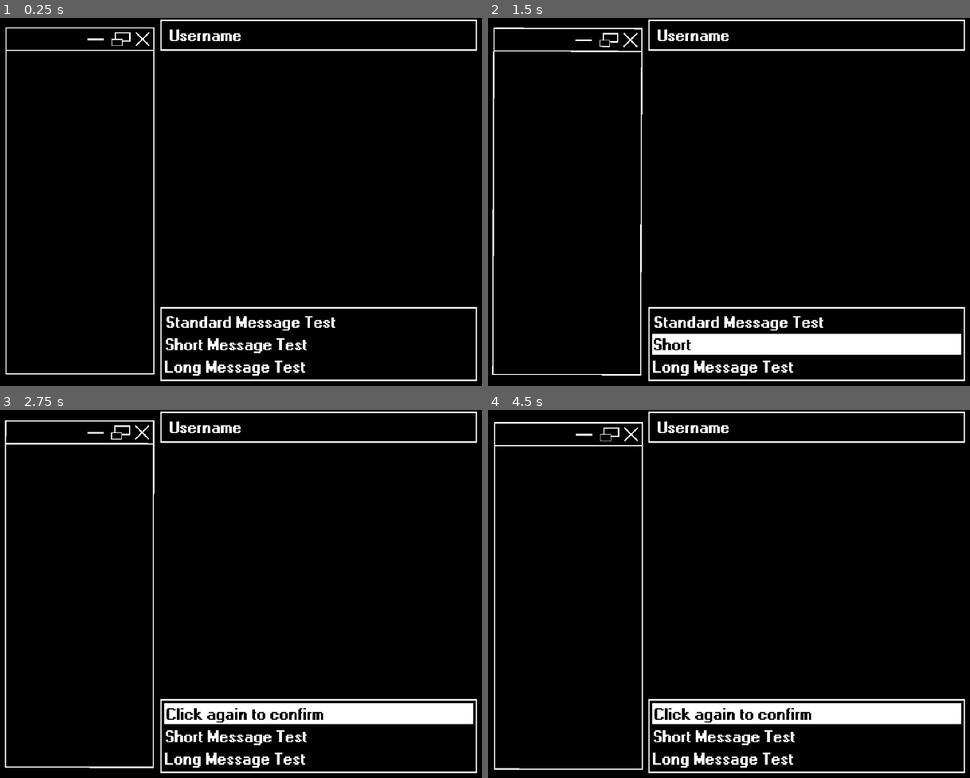
Above: before the commit, frames 1-4 (two rows, left to right).
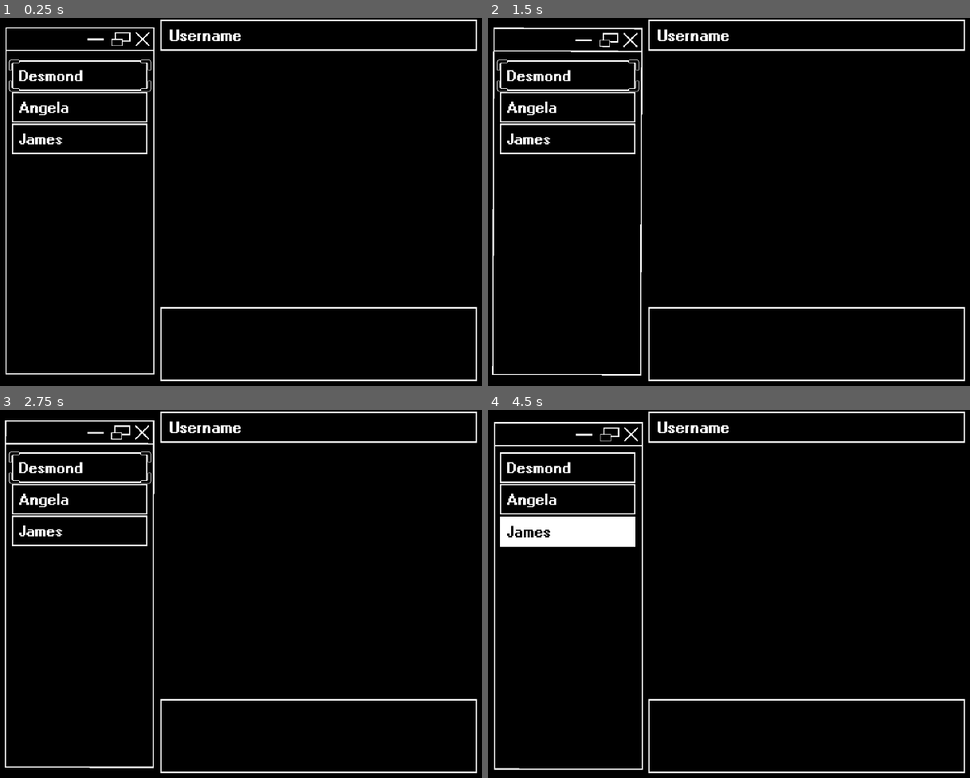
Above: after the commit, the same moments.

Repository: AdamCMunro/social-game
Game: Godot game, scene res://messenger.tscn
Same seed, same stepped clock (60 frames per second), same inputs: the game is played once before the commit and once after it. This scene is started directly instead of the project's main scene.
Inputs (mouse positions are in pixels of both pictures, inside the frame that each line leads up to):
- Up to frame 1 (0.25 s): no input
- Up to frame 2 (1.5 s): tap Enter at 0.5 s; move the mouse to (806, 367) at 0.52 s; click (806, 367) at 0.67 s; move the mouse to (806, 345) at 1.27 s; click (806, 345) at 1.42 s
- Up to frame 3 (2.75 s): move the mouse to (318, 715) at 2.02 s; click (318, 715) at 2.17 s
- Up to frame 4 (4.5 s): move the mouse to (777, 667) at 2.77 s; click (777, 667) at 2.92 s; move the mouse to (outside the picture) at 3.52 s; click (outside the picture) at 3.67 s; move the mouse to (613, 538) at 4.27 s; click (613, 538) at 4.42 s

The runs differ from the first frame. In frame 1, 3.1% of the frame differs, in the area x 1-70%, y 11-98%; in frame 2, 6.3%; in frame 3, 6.0%; in frame 4, 7.7%, in the area x 2-99%, y 11-98%.

Commit message:
added branching dialogue

Diff:
--- a/social-game/chat_logs/desmond.json
+++ b/social-game/chat_logs/desmond.json
@@ -1,18 +1,22 @@
 [{"seed":"",
-"body":"Hey, how's it going?"},
-{"seed":"",
-"option1":"Great!",
-"option1_full":"Great!",
-"option2":"Okay...",
-"option2_full":"Okay... I guess",
-"option3":"Bad",
-"option3_full":"Not good man"},
+"body":"Hey, how's it going?",
+"options":[{"option":"Great!",
+			"full":"Great!"},
+			{"option":"Okay...",
+			"full":"Okay... I guess"},
+			{"option":"Bad",
+			"full":"Not good man"},
+			]},
 {"seed":"1",
-"body":"Awesome!"},
+"body":"Awesome!",
+"options":[]},
 {"seed":"2",
-"body":"What's up?"},
+"body":"What's up?",
+"options":[]},
 {"seed":"3",
-"body":"That sucks"},
+"body":"That sucks",
+"options":[]},
 {"seed":"3",
-"body":"What's up?"},
+"body":"What's up?",
+"options":[]},
 ]
--- /dev/null
+++ b/social-game/contact.gd
@@ -0,0 +1,71 @@
+extends Node2D
+
+@onready var selection = get_parent().get_node("Selection")
+
+var contact_scale
+var contact_position
+
+var selected = false
+var hovered = false
+
+var black = Color(0,0,0,1)
+var white = Color(1,1,1,1)
+
+
+# Called when the node enters the scene tree for the first time.
+func _ready() -> void:
+	contact_scale = scale
+	contact_position = position
+
+
+# Called every frame. 'delta' is the elapsed time since the previous frame.
+func _process(delta: float) -> void:
+	if hovered and not selected:
+		selection.visible = true
+
+
+func _on_contact_body_mouse_entered() -> void:
+	hovered = true
+	selection.position = position
+
+func _on_contact_body_mouse_exited() -> void:
+	hovered = false
+	selection.visible = false
+
+
+func _on_contact_body_input_event(viewport: Node, event: InputEvent, shape_idx: int) -> void:
+	if event is InputEventMouseButton and event.button_index == MOUSE_BUTTON_LEFT:
+		if event.is_pressed() && not event.is_echo():
+			if not selected:
+				_select()
+
+func _select():
+	$ContactBody/Sprite2D.texture = preload("res://assets/Contact_Selected.png")
+	$ContactBody/Label.set("theme_override_colors/font_color",black)
+
+	var tween = create_tween()
+
+	tween.set_ease(Tween.EASE_IN_OUT)
+	tween.set_trans(Tween.TRANS_SINE)
+
+	tween.tween_property(self, "scale", contact_scale * 0.99, 0.2)
+	tween.parallel().tween_property(self, "position:y", contact_position.y + 5, 0.2)
+	tween.tween_property(self, "scale", contact_scale, 0.1)
+	tween.parallel().tween_property(self, "position:y", contact_position.y, 0.1)
+
+	var children = get_parent().get_children()
+
+	for n in children:
+		if n is not Area2D and n is not Sprite2D and n.selected :
+			n._deselect()
+
+	selected = true
+	selection.visible = false
+
+	get_parent().get_parent()._show_chats($ContactBody/Label.text)
+
+func _deselect():
+	$ContactBody/Sprite2D.texture = preload("res://assets/Contact.png")
+	$ContactBody/Label.set("theme_override_colors/font_color",white)
+
+	selected = false
--- /dev/null
+++ b/social-game/contact.tscn
@@ -0,0 +1,32 @@
+[gd_scene format=3 uid="uid://bvuqovsm01win"]
+
+[ext_resource type="Script" uid="uid://cnvo5kcqbl1bi" path="res://contact.gd" id="1_4kyxd"]
+[ext_resource type="Texture2D" uid="uid://cbr0k4rlfyjd2" path="res://assets/Contact.png" id="1_npiiw"]
+[ext_resource type="FontFile" uid="uid://colsx08shwr3g" path="res://fonts/windows-bold[1].ttf" id="2_4kyxd"]
+
+[sub_resource type="RectangleShape2D" id="RectangleShape2D_xsttb"]
+size = Vector2(214, 48)
+
+[node name="Contact" type="Node2D" unique_id=1756223629]
+script = ExtResource("1_4kyxd")
+
+[node name="ContactBody" type="Area2D" parent="." unique_id=270495457]
+
+[node name="Sprite2D" type="Sprite2D" parent="ContactBody" unique_id=975478562]
+texture = ExtResource("1_npiiw")
+
+[node name="CollisionShape2D" type="CollisionShape2D" parent="ContactBody" unique_id=1751198998]
+shape = SubResource("RectangleShape2D_xsttb")
+
+[node name="Label" type="Label" parent="ContactBody" unique_id=1158975523]
+offset_left = -96.0
+offset_top = -15.0
+offset_right = 31.0
+offset_bottom = 15.0
+theme_override_fonts/font = ExtResource("2_4kyxd")
+theme_override_font_sizes/font_size = 24
+text = "Username"
+
+[connection signal="input_event" from="ContactBody" to="." method="_on_contact_body_input_event"]
+[connection signal="mouse_entered" from="ContactBody" to="." method="_on_contact_body_mouse_entered"]
+[connection signal="mouse_exited" from="ContactBody" to="." method="_on_contact_body_mouse_exited"]
--- a/social-game/contacts.gd
+++ b/social-game/contacts.gd
@@ -1,9 +1,18 @@
 extends Area2D
 
+var contacts = []
+var contact_names = ["Desmond", "Angela", "James"]
 
 # Called when the node enters the scene tree for the first time.
 func _ready() -> void:
 	_prepare_drift()
+	for n in get_children():
+		if n is not Area2D and n is not Sprite2D:
+			contacts.append(n)
+
+	for i in range(contacts.size()):
+		contacts[i].get_node("ContactBody/Label").text = contact_names[i]
+
 
 
 # Called every frame. 'delta' is the elapsed time since the previous frame.
--- a/social-game/main.gd
+++ b/social-game/main.gd
@@ -1,6 +1,7 @@
 extends Node2D
 
 var in_hand = false
+var seed = ""
 
 # Called when the node enters the scene tree for the first time.
 func _ready() -> void:
@@ -10,3 +11,6 @@
 # Called every frame. 'delta' is the elapsed time since the previous frame.
 func _process(delta: float) -> void:
 	pass
+
+func _append_seed(char):
+	seed = str(seed, char)
--- a/social-game/messenger.gd
+++ b/social-game/messenger.gd
@@ -13,12 +13,16 @@
 var typing = false
 
 var chosen_option_text
-var next_message = "Why thank you m'lord"
+var next_message_index
+
+var message_arr = []
 
 # Called when the node enters the scene tree for the first time.
 func _ready() -> void:
 	$MessengerBody.position = viewport_centre
 	$Messages.position = viewport_centre
+	for n in option_arr:
+		n.visible = false
 
 # Called every frame. 'delta' is the elapsed time since the previous frame.
 func _process(delta: float) -> void:
@@ -28,14 +32,17 @@
 
 func _option1():
 	chosen_option_text = option1.full_text
+	_append_seed("1")
 	_option_chosen()
 
 func _option2():
 	chosen_option_text = option2.full_text
+	_append_seed("2")
 	_option_chosen()
 
 func _option3():
 	chosen_option_text = option3.full_text
+	_append_seed("3")
 	_option_chosen()
 
 func _option_chosen() -> void:
@@ -70,6 +77,8 @@
 				typing = false
 				sending_text.visible = false
 				_send_message(sending_text.text)
+				await get_tree().create_timer(0.5).timeout
+				_progress_chats(next_message_index)
 
 func _show_sending_text():
 	var tween = create_tween()
@@ -86,16 +95,11 @@
 	await get_tree().process_frame
 	await get_tree().process_frame
 	_animate_messages(new_message.size.y)
-	await get_tree().create_timer(2.0).timeout
-	_show_typing()
 
-func _show_typing():
+func _recieve_message(message):
 	$Messages/TypingIndicator.visible = true
 	await get_tree().create_timer(2.0).timeout
 	$Messages/TypingIndicator.visible = false
-	_recieve_message(next_message)
-
-func _recieve_message(message):
 	var new_message = message_scene.instantiate()
 	new_message.get_node("TextContainer/Message").text = message
 	$Messages/Container.add_child(new_message)
@@ -119,3 +123,41 @@
 	tween.parallel().tween_property($Messages/Container, "position:y", 10, 0.2).as_relative()\
 		.set_ease(Tween.EASE_OUT)\
 		.set_trans(Tween.TRANS_SINE)
+
+func _show_chats(name):
+	var file = str("res://chat_logs/", name, ".json")
+
+	message_arr = _json_decode(file)
+
+	_progress_chats(0)
+
+func _progress_chats(start_index):
+	for i in range(start_index, message_arr.size()):
+		if message_arr[i].seed == _get_seed():
+			_recieve_message(message_arr[i].body)
+			await get_tree().create_timer(2.2).timeout
+			if message_arr[i].options.size() > 0:
+				for j in range(option_arr.size()):
+					option_arr[j].option_text = message_arr[i].options[j].option
+					option_arr[j].full_text = message_arr[i].options[j].full
+					option_arr[j]._transition_text(message_arr[i].options[j].option)
+					option_arr[j].visible = true
+				next_message_index = i + 1
+				break
+
+
+func _json_decode(file_path: String) -> Array:
+	var content = FileAccess.get_file_as_string(file_path)
+	var data = JSON.parse_string(content)
+
+	if typeof(data) == TYPE_ARRAY:
+		return data as Array
+
+	push_error("Failed to parse JSON, or the root is not an Array.")
+	return []
+
+func _get_seed():
+	return get_parent().seed
+
+func _append_seed(char):
+	get_parent()._append_seed(char)
--- a/social-game/messenger.tscn
+++ b/social-game/messenger.tscn
@@ -10,6 +10,7 @@
 [ext_resource type="Script" uid="uid://4udu5egxntkx" path="res://option_2.gd" id="6_5uh8x"]
 [ext_resource type="Script" uid="uid://cys7txb1smtuo" path="res://option_3.gd" id="7_qhwlu"]
 [ext_resource type="Script" uid="uid://mvf0l8pkqr7b" path="res://contacts.gd" id="10_8waa5"]
+[ext_resource type="PackedScene" uid="uid://bvuqovsm01win" path="res://contact.tscn" id="11_8waa5"]
 
 [sub_resource type="RectangleShape2D" id="RectangleShape2D_qhwlu"]
 size = Vector2(467.5, 29.166656)
@@ -90,7 +91,6 @@
 grow_vertical = 2
 theme_override_fonts/font = ExtResource("4_dj5lq")
 theme_override_font_sizes/font_size = 24
-text = "Long Message Test"
 
 [node name="CollisionShape2D" type="CollisionShape2D" parent="MessengerBody/Option3" unique_id=1637328924]
 shape = SubResource("RectangleShape2D_qhwlu")
@@ -129,7 +129,6 @@
 grow_vertical = 2
 theme_override_fonts/font = ExtResource("4_dj5lq")
 theme_override_font_sizes/font_size = 24
-text = "Short Message Test"
 
 [node name="CollisionShape2D" type="CollisionShape2D" parent="MessengerBody/Option2" unique_id=1229319885]
 shape = SubResource("RectangleShape2D_5uh8x")
@@ -168,7 +167,6 @@
 grow_vertical = 2
 theme_override_fonts/font = ExtResource("4_dj5lq")
 theme_override_font_sizes/font_size = 24
-text = "Standard Message Test"
 
 [node name="CollisionShape2D" type="CollisionShape2D" parent="MessengerBody/Option1" unique_id=1519360124]
 shape = SubResource("RectangleShape2D_8wtml")
@@ -205,6 +203,39 @@
 
 [node name="Sprite2D" type="Sprite2D" parent="Contacts" unique_id=593490741]
 texture = ExtResource("5_75sbr")
+
+[node name="Contact" parent="Contacts" unique_id=1756223629 instance=ExtResource("11_8waa5")]
+position = Vector2(0, -200)
+
+[node name="Contact2" parent="Contacts" unique_id=690784607 instance=ExtResource("11_8waa5")]
+position = Vector2(0, -150)
+
+[node name="Contact3" parent="Contacts" unique_id=70512145 instance=ExtResource("11_8waa5")]
+position = Vector2(0, -100)
+
+[node name="Selection" type="Area2D" parent="Contacts" unique_id=1909477713]
+position = Vector2(0, -200)
+metadata/_edit_group_ = true
+
+[node name="NinePatchRect" type="NinePatchRect" parent="Contacts/Selection" unique_id=619951743]
+anchors_preset = 8
+anchor_left = 0.5
+anchor_top = 0.5
+anchor_right = 0.5
+anchor_bottom = 0.5
+offset_left = -112.5
+offset_top = -25.0
+offset_right = 112.5
+offset_bottom = 25.0
+grow_horizontal = 2
+grow_vertical = 2
+texture = ExtResource("5_8wtml")
+patch_margin_left = 17
+patch_margin_top = 17
+patch_margin_right = 17
+patch_margin_bottom = 17
+axis_stretch_horizontal = 1
+axis_stretch_vertical = 1
 
 [node name="Messages" type="Control" parent="." unique_id=612957513]
 z_index = 2
--- a/social-game/option_1.gd
+++ b/social-game/option_1.gd
@@ -5,8 +5,8 @@
 @onready var selection = get_parent().get_node("Selection")
 @onready var messenger_body = get_parent()
 
-var option_text = "Standard Message Test"
-var full_text = "OMG YAAAAASSSSS QUEEN"
+var option_text = ""
+var full_text = ""
 
 var hovered = false
 var selected = false
--- a/social-game/option_2.gd
+++ b/social-game/option_2.gd
@@ -5,8 +5,8 @@
 @onready var selection = get_parent().get_node("Selection")
 @onready var messenger_body = get_parent()
 
-var option_text = "Short Message Test"
-var full_text = "<3"
+var option_text = ""
+var full_text = ""
 
 var hovered = false
 var selected = false
--- a/social-game/option_3.gd
+++ b/social-game/option_3.gd
@@ -5,8 +5,8 @@
 @onready var selection = get_parent().get_node("Selection")
 @onready var messenger_body = get_parent()
 
-var option_text = "Long Message Test"
-var full_text = "Super Mario RPG, Sonic The Hedgehog, Donkey Kong 3. Adventures of Lolo 1 & 2. Dig Dug, King's Knight ChewManFu. ~Harvest Moon~"
+var option_text = ""
+var full_text = ""
 
 var hovered = false
 var selected = false
Not shown, added: social-game/assets/Contact.png.import
Not shown, added: social-game/assets/Contact_Selected.png.import
Not shown, added: social-game/contact.gd.uid
